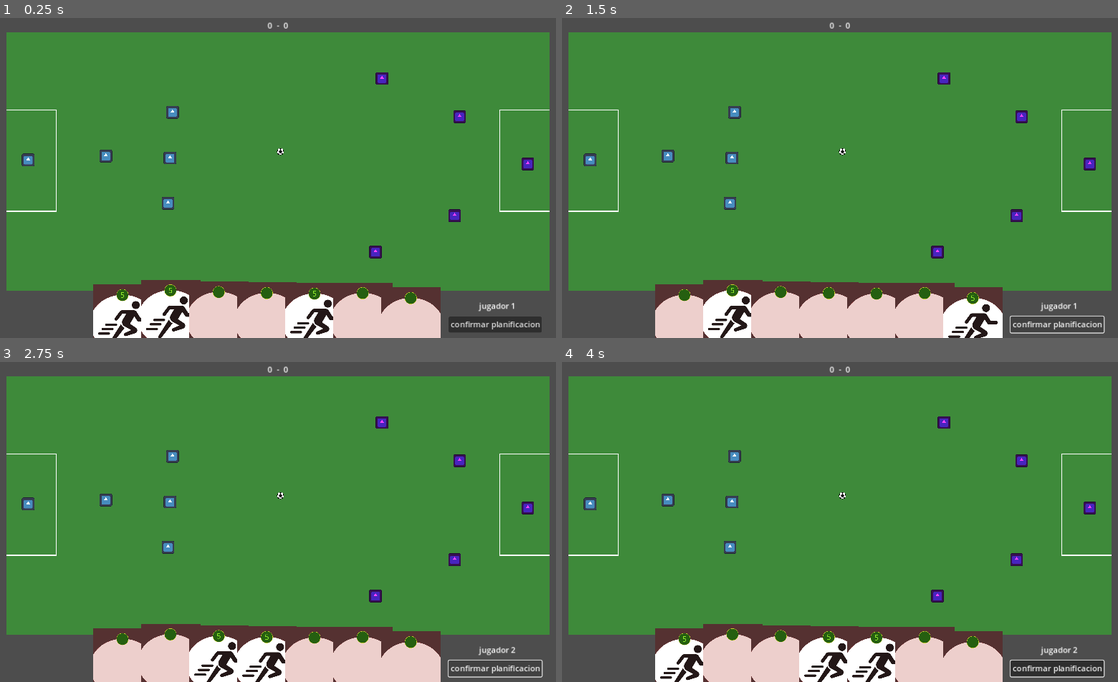
Above: before the commit, frames 1-4 (two rows, left to right).
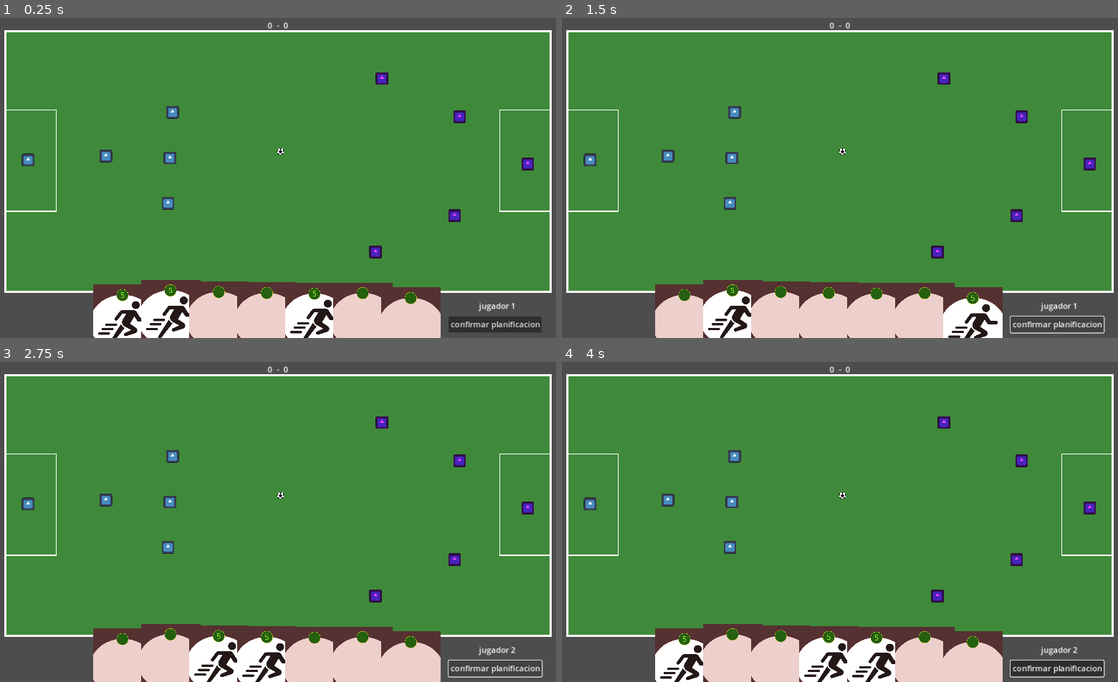
Above: after the commit, the same moments.

Repository: CardozoCasariegoLuciano/IDV_Boss_2024_S2
Game: Godot game, scene res://main/main.tscn
Two runs of this game, one before a commit and one after it. Both use one fixed random seed, a clock stepped at 60 frames per second and the inputs below. The engine's default icon, where the game draws it, is replaced by a stand-in: a white triangle on a blue panel in a dark square.
Inputs (mouse positions are in pixels of both pictures, inside the frame that each line leads up to):
- Up to frame 1 (0.25 s): no input
- Up to frame 2 (1.5 s): click "confirmar planificacion" at 0.5 s; click "confirmar planificacion" at 1.25 s
- Up to frame 3 (2.75 s): click "confirmar planificacion" at 2 s
- Up to frame 4 (4 s): tap Enter at 2.75 s; move the mouse to (967, 506) at 2.77 s; click (967, 506) at 2.92 s; tap Space at 3.5 s; drag from (723, 538) to (573, 506) at 3.52 s

The runs differ from the first frame. In frame 1, 1.5% of the frame differs, in the area x 0-100%, y 3-86%; in frame 2, 1.5%; in frame 3, 1.5%; in frame 4, 1.5%.

Commit message:
Se agregaron lineas y rebote de las lineas

Diff:
--- a/main/main.tscn
+++ b/main/main.tscn
@@ -7,6 +7,16 @@
 
 [sub_resource type="RectangleShape2D" id="RectangleShape2D_0pneb"]
 size = Vector2(13, 202)
+
+[sub_resource type="PhysicsMaterial" id="PhysicsMaterial_uxay6"]
+bounce = 1.0
+
+[sub_resource type="SegmentShape2D" id="SegmentShape2D_7gpqo"]
+b = Vector2(0, 527)
+
+[sub_resource type="SegmentShape2D" id="SegmentShape2D_6js5q"]
+a = Vector2(795, 331)
+b = Vector2(-302, 331)
 
 [sub_resource type="Curve2D" id="Curve2D_nkn7e"]
 _data = {
@@ -61,6 +71,51 @@
 [node name="CollisionShape2D" type="CollisionShape2D" parent="cancha/arco_B/Area2D"]
 position = Vector2(1115, 291)
 shape = SubResource("RectangleShape2D_0pneb")
+
+[node name="lineLeft" type="Line2D" parent="cancha"]
+position = Vector2(0, 1)
+points = PackedVector2Array(28, 556, 28, 29)
+width = 5.0
+
+[node name="StaticBody2D" type="StaticBody2D" parent="cancha/lineLeft"]
+physics_material_override = SubResource("PhysicsMaterial_uxay6")
+
+[node name="CollisionShape2D" type="CollisionShape2D" parent="cancha/lineLeft/StaticBody2D"]
+position = Vector2(29, 29)
+shape = SubResource("SegmentShape2D_7gpqo")
+
+[node name="lineRight" type="Line2D" parent="cancha"]
+position = Vector2(1096, 1)
+points = PackedVector2Array(28, 556, 28, 29)
+width = 5.0
+
+[node name="StaticBody2D" type="StaticBody2D" parent="cancha/lineRight"]
+
+[node name="CollisionShape2D" type="CollisionShape2D" parent="cancha/lineRight/StaticBody2D"]
+position = Vector2(27, 29)
+shape = SubResource("SegmentShape2D_7gpqo")
+
+[node name="lineBottom" type="Line2D" parent="cancha"]
+position = Vector2(0, 1)
+points = PackedVector2Array(1126, 554, 26, 554)
+width = 5.0
+
+[node name="StaticBody2D" type="StaticBody2D" parent="cancha/lineBottom"]
+
+[node name="CollisionShape2D" type="CollisionShape2D" parent="cancha/lineBottom/StaticBody2D"]
+position = Vector2(329, 222)
+shape = SubResource("SegmentShape2D_6js5q")
+
+[node name="lineTop" type="Line2D" parent="cancha"]
+position = Vector2(0, -523)
+points = PackedVector2Array(1126, 554, 26, 554)
+width = 5.0
+
+[node name="StaticBody2D" type="StaticBody2D" parent="cancha/lineTop"]
+
+[node name="CollisionShape2D" type="CollisionShape2D" parent="cancha/lineTop/StaticBody2D"]
+position = Vector2(329, 224)
+shape = SubResource("SegmentShape2D_6js5q")
 
 [node name="Jugadores" type="Node" parent="."]
 
Not shown: 1 places in main/main.tscn that only renumber resources
